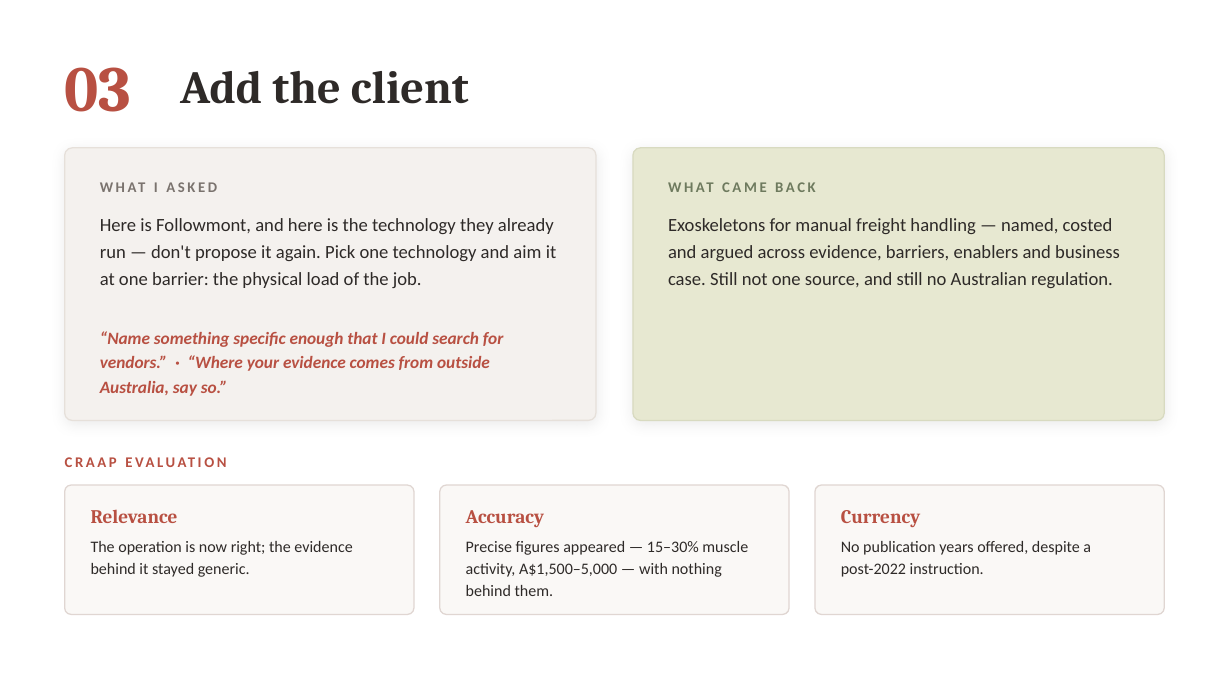
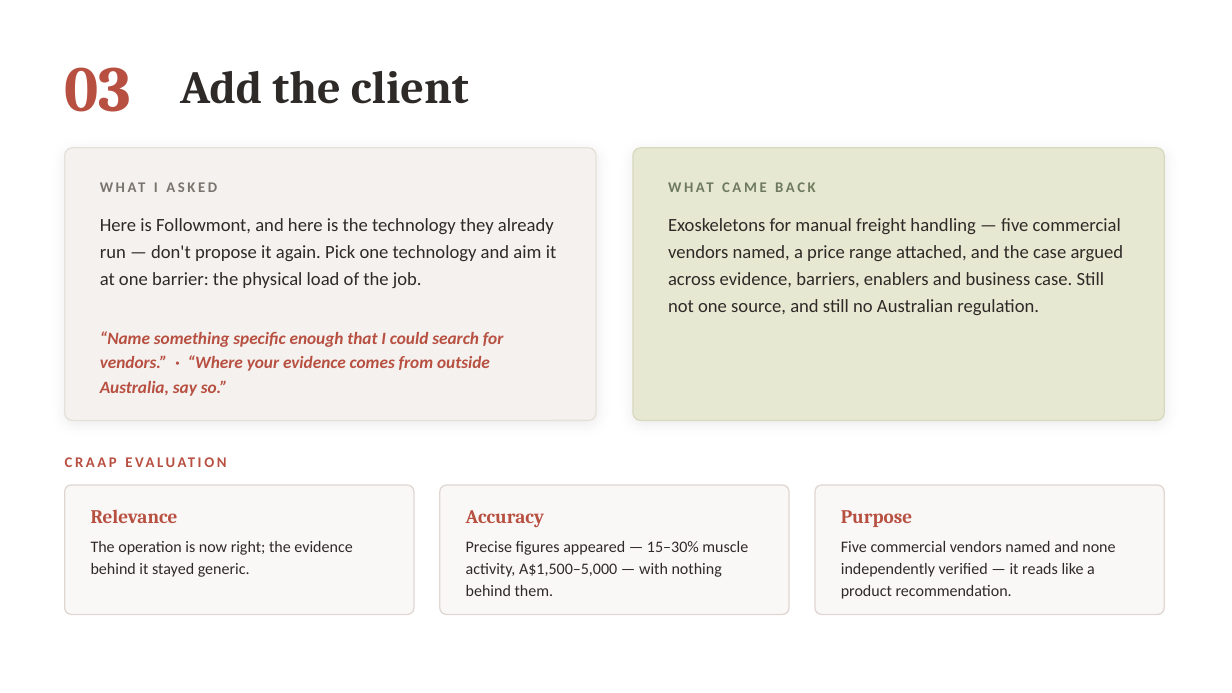
Before and after one commit to danielfrancogomez-wq/My-computer-claude-code, a slide deck: slide 7 of Followmont-Prompt-Chain.pptx. Drawn at 1232x693 pixels with LibreOffice and Linux fonts; fonts in the diff are those of the drawing. Boxes give left, top, right and bottom in pixels: in the first picture for what was removed or moved away, otherwise in the second. Text is boxed around its words. In the diff, an @@ line names an element or a change of style, - is before the commit and + after.

```diff
--- a/Followmont-Prompt-Chain.pptx
+++ b/Followmont-Prompt-Chain.pptx
@@ text at box(668, 218, 1124, 315): text changed @@
-Exoskeletons for manual freight handling — named, costed and argued across evidence, barriers, enablers and business case. Still not one source, and still no Australian regulation.
+Exoskeletons for manual freight handling — five commercial vendors named, a price range attached, and the case argued across evidence, barriers, enablers and business case. Still not one source, and still no Australian regulation.
@@ text at box(841, 510, 912, 527): text changed @@
-Currency
+Purpose
@@ text at box(841, 541, 1115, 599): text changed @@
-No publication years offered, despite a post-2022 instruction.
+Five commercial vendors named and none independently verified — it reads like a product recommendation.
```
Also in this commit, not shown: 7 other slides changed, 1 other file.
